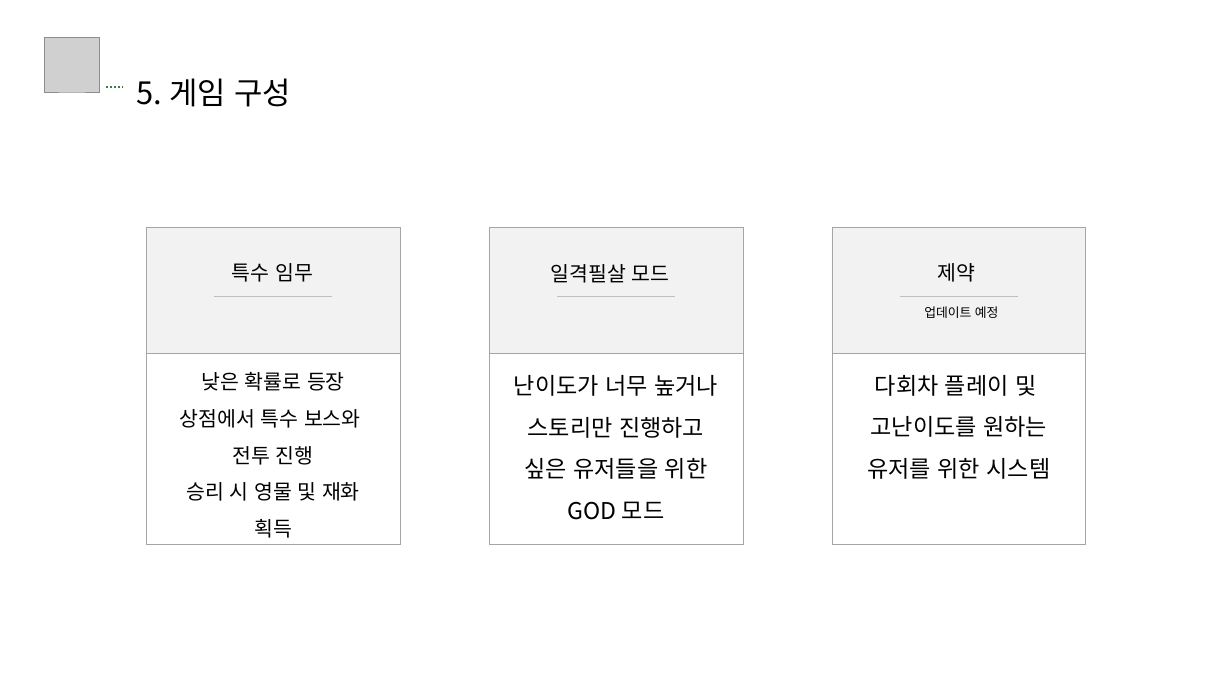
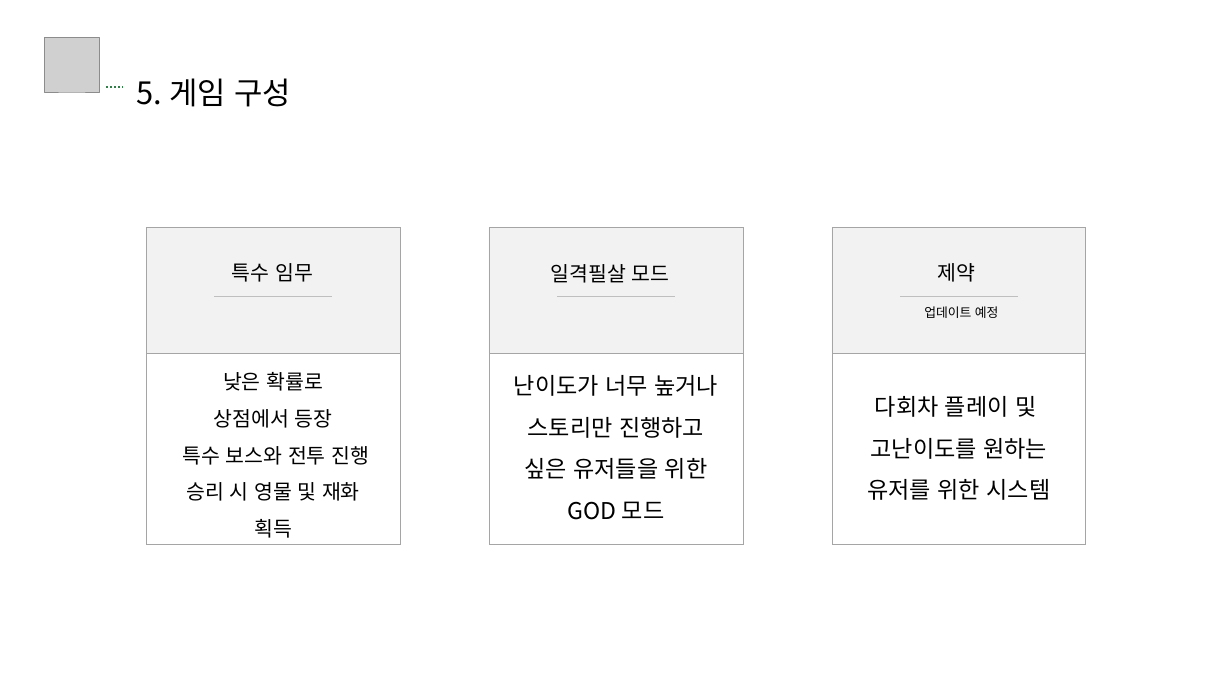
Before and after one commit to jk-Nam/Example_1stRepository, a slide deck: slide 18 of 게임 기획서 남준구.pptx. Drawn at 1232x693 pixels with LibreOffice and Linux fonts; fonts in the diff are those of the drawing; grey boxes stand for pictures. Boxes give left, top, right and bottom in pixels: in the first picture for what was removed or moved away, otherwise in the second. Text is boxed around its words. In the diff, an @@ line names an element or a change of style, - is before the commit and + after.

```diff
--- a/게임 기획서 남준구.pptx
+++ b/게임 기획서 남준구.pptx
@@ text in rectangle at box(183, 372, 370, 465): text changed @@
-낮은 확률로 등장
-상점에서 특수 보스와
-전투 진행
+낮은 확률로
+상점에서 등장
+특수 보스와 전투 진행
@@ text "다회차 플레이 및": place and size @@
-text "다회차 플레이 및" at box(867, 375, 1051, 479)
+text "다회차 플레이 및" at box(867, 396, 1051, 500)
```
Also in this commit, not shown: 4 other slides changed.
